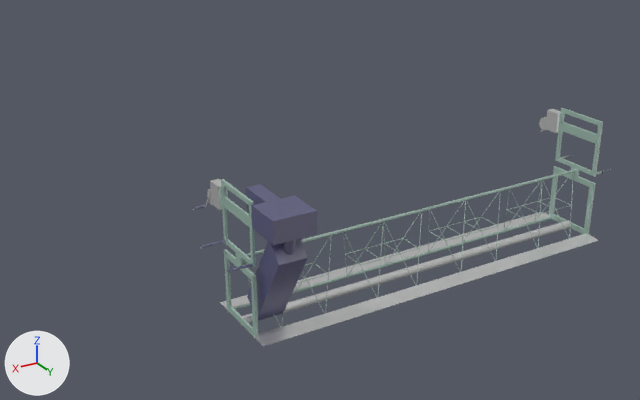
Renders of the Blender file Assets/Models/Plant/Razorback/razorback.blend from each side of a commit.
One viewpoint serves both versions: a 50 mm camera at (10.37, 9.95, 6.17) aimed at (2.86, -2.57, -0.09). The lights are fixed; the arrows at lower left show +X, +Y and +Z.

The older version as bpy lines, for what is in view:
```python
me_id25 = bpy.data.meshes.new('ID25')
me_id25.from_pydata(...)  # 3253 vertices, 2434 faces, 22 loose edges; spans x 0.0..4.54, y 0.19..0.79, z -0.01..0.75
me_id25.materials.append(mat_material__1873)
me_id75 = bpy.data.meshes.new('ID75')
me_id75.from_pydata(...)  # 1728 vertices, 844 faces; spans x -0.141..0.033, y 0.169..0.81, z 0.77..1.442
me_id75.materials.append(mat_material__1873)
me_id81 = bpy.data.meshes.new('ID81')
me_id81.from_pydata(...)  # 631 vertices, 238 faces; spans x 0.01..4.53, y 0.44..0.53, z -0.02..0.07
me_id81.materials.append(mat_material__1880)
ob_sketchup_003 = bpy.data.objects.new('SketchUp.003', me_id25)
ob_sketchup_003.parent = ob_frame
ob_sketchup_003.matrix_parent_inverse = Matrix(((0.753, 0.0, 0.0, 0.0), (0.0, 0.753, 0.0, 0.0), (0.0, 0.0, 0.753, 0.0), (0.0, 0.0, 0.0, 1.0)))
ob_sketchup_003.location = (0.0, 0.0, 0.0)
ob_sketchup_003.scale = (1.33, 1.33, 1.33)
ob_sketchup_011 = bpy.data.objects.new('SketchUp.011', me_id75)
ob_sketchup_011.parent = ob_frame
ob_sketchup_011.matrix_parent_inverse = Matrix(((0.753, 0.0, 0.0, 0.0), (0.0, 0.753, 0.0, 0.0), (0.0, 0.0, 0.753, 0.0), (0.0, 0.0, 0.0, 1.0)))
ob_sketchup_011.location = (0.0, 0.0, 0.0)
ob_sketchup_011.scale = (1.33, 1.33, 1.33)
ob_sketchup_012 = bpy.data.objects.new('SketchUp.012', me_id81)
ob_sketchup_012.parent = ob_frame
ob_sketchup_012.matrix_parent_inverse = Matrix(((0.753, 0.0, 0.0, 0.0), (0.0, 0.753, 0.0, 0.0), (0.0, 0.0, 0.753, 0.0), (0.0, 0.0, 0.0, 1.0)))
ob_sketchup_012.location = (0.0, 0.0, 0.0)
ob_sketchup_012.scale = (1.33, 1.33, 1.33)
# also in view: 'SketchUp.006' at (3.01, 0.25, 0.0); 'SketchUp.020' at (5.72, 1.09, 1.72); 'SketchUp.005' at (6.0, 0.65, 0.52); 'frame' at (3.01, 0.13, 0.01); 'SketchUp.017' at (0.03, 0.65, 0.52)
```
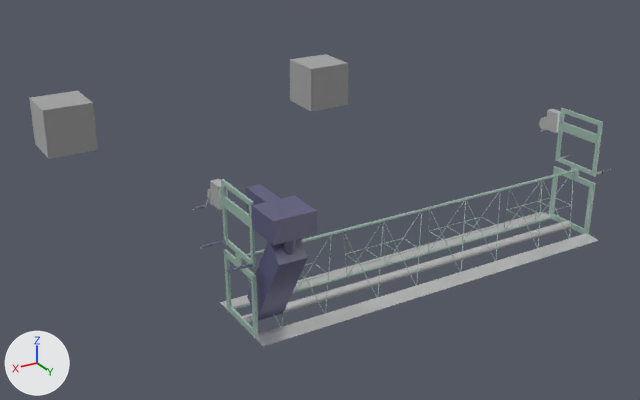
What changed in the scene script:
```text
Add mat_material:
    mat_material = bpy.data.materials.new('Material')
    # nodes: BsdfAnisotropic, BsdfDiffuse, MixShader, OutputMaterial
    # colours: grey #999999
Add me_id25_002:
    me_id25_002.from_pydata(...)  # a box spanning x -0.533..0.467, y -7.95..-6.95, z -0.017..0.983, material slot 1; a torus around z (ring radius 0.032, tube radius 0.008) spanning x -0.044..0.037, y -6.99..-6.91, z 0.474..0.49, material slot 0
    me_id25_002.materials.append(mat_material__1873)
    me_id25_002.materials.append(mat_material)
Add me_id25_003:
    me_id25_003.from_pydata(...)  # a box spanning x 5.496..6.496, y -7.95..-6.95, z -0.017..0.983, material slot 1; a torus around z (ring radius 0.032, tube radius 0.008) spanning x 5.985..6.065, y -6.99..-6.91, z 0.474..0.49, material slot 0
    me_id25_003.materials.append(mat_material__1873)
    me_id25_003.materials.append(mat_material)
Add ob_razorbackpullblock1:
    ob_razorbackpullblock1 = bpy.data.objects.new('RazorbackPullblock1', me_id25_002)
    ob_razorbackpullblock1.location = (0.0, 0.0, 0.0)
Add ob_razorbackpullblock2:
    ob_razorbackpullblock2 = bpy.data.objects.new('RazorbackPullblock2', me_id25_003)
    ob_razorbackpullblock2.location = (0.0, 0.0, 0.0)
```

Location of each change, [x1, y1, x2, y2] in pixels of the pictures (640 x 400 px):
'RazorbackPullblock2', added: after [29, 91, 98, 159]
    faces in mat_material: [29, 91, 98, 159]
'RazorbackPullblock1', added: after [290, 54, 348, 111]
    faces in mat_material: [290, 54, 348, 111]
